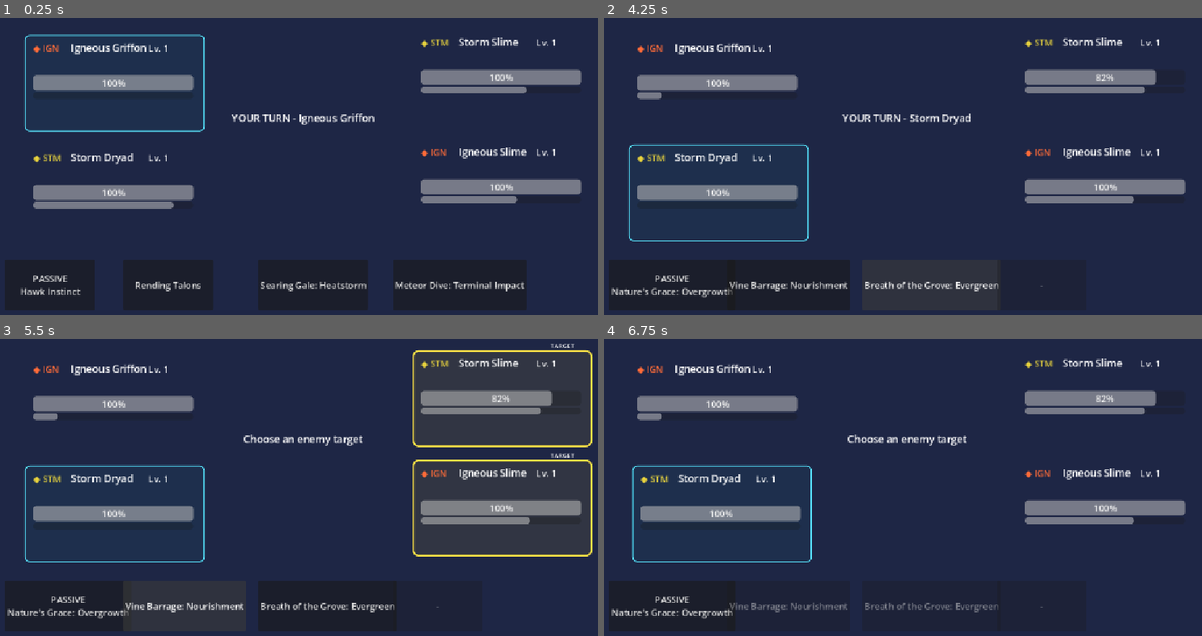
Above: before the commit, frames 1-4 (two rows, left to right).
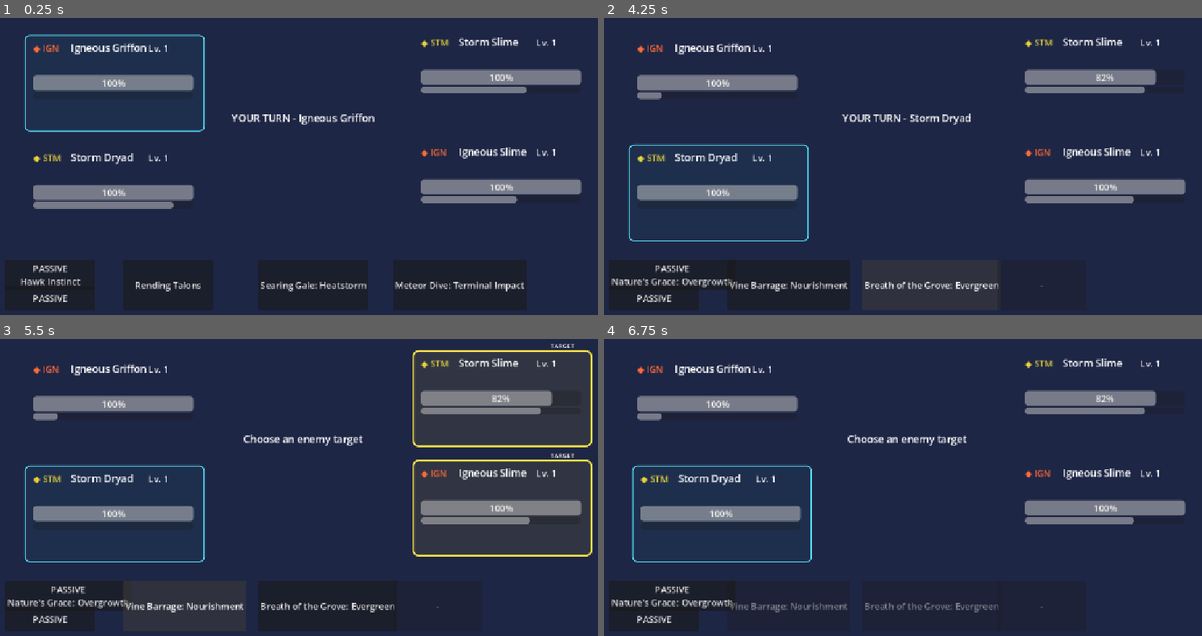
Above: after the commit, the same moments.

Repository: Akharyuu/monster-rpg
Game: Godot game, scene res://scenes/battle/battle_screen.tscn
Same seed, same stepped clock (60 frames per second), same inputs: the game is played once before the commit and once after it.
Inputs (mouse positions are in pixels of both pictures, inside the frame that each line leads up to):
- Up to frame 1 (0.25 s): no input
- Up to frame 2 (4.25 s): click (651, 297) at 0.5 s, where only the run after the commit has a clickable "PASSIVE"; click "PASSIVE Hawk Instinct" at 1.25 s; click "Rending Talons" at 2 s; click (1106, 77) at 2.77 s; click "Searing Gale: Heatstorm" at 3.5 s
- Up to frame 3 (5.5 s): click "PASSIVE Nature's Grace: Overg…" at 4.25 s; click "Vine Barrage: Nourishment" at 5 s
- Up to frame 4 (6.75 s): click "Breath of the Grove: Evergreen" at 5.75 s; click (1106, 398) at 6.52 s

The runs differ from the first frame. In frame 1, 0.5% of the frame differs, in the area x 3-14%, y 83-96%; in frame 2, 1.1%; in frame 3, 1.1%; in frame 4, 1.1%, in the area x 1-22%, y 83-99%.

Commit message:
Add second passive slot to battle UI

Diff:
--- a/godot/scenes/battle/battle_screen.tscn
+++ b/godot/scenes/battle/battle_screen.tscn
@@ -66,6 +66,17 @@
 offset_left = 35.0
 offset_top = 515.0
 offset_right = 195.0
+offset_bottom = 558.0
+text = "PASSIVE"
+focus_mode = 0
+mouse_default_cursor_shape = 0
+
+[node name="Passive Button 2" type="Button" parent="."]
+layout_mode = 0
+script = ExtResource("3")
+offset_left = 35.0
+offset_top = 562.0
+offset_right = 195.0
 offset_bottom = 605.0
 text = "PASSIVE"
 focus_mode = 0
